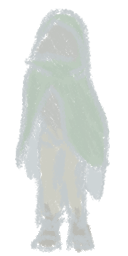
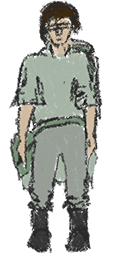
Revision of a layered (128, 256) image; what changed, layer by layer:
removed layer "Layer 2" (was 38%) from group "Char" over [15, 8, 110, 253]
added layer "DOWN" in group "Char" over [9, 0, 103, 254]
